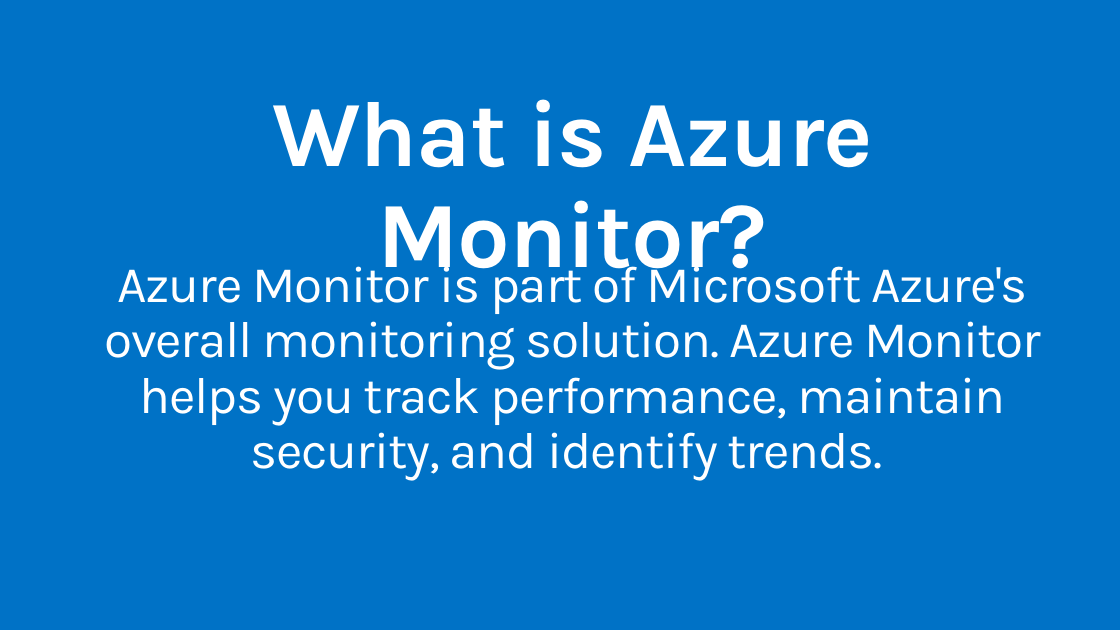
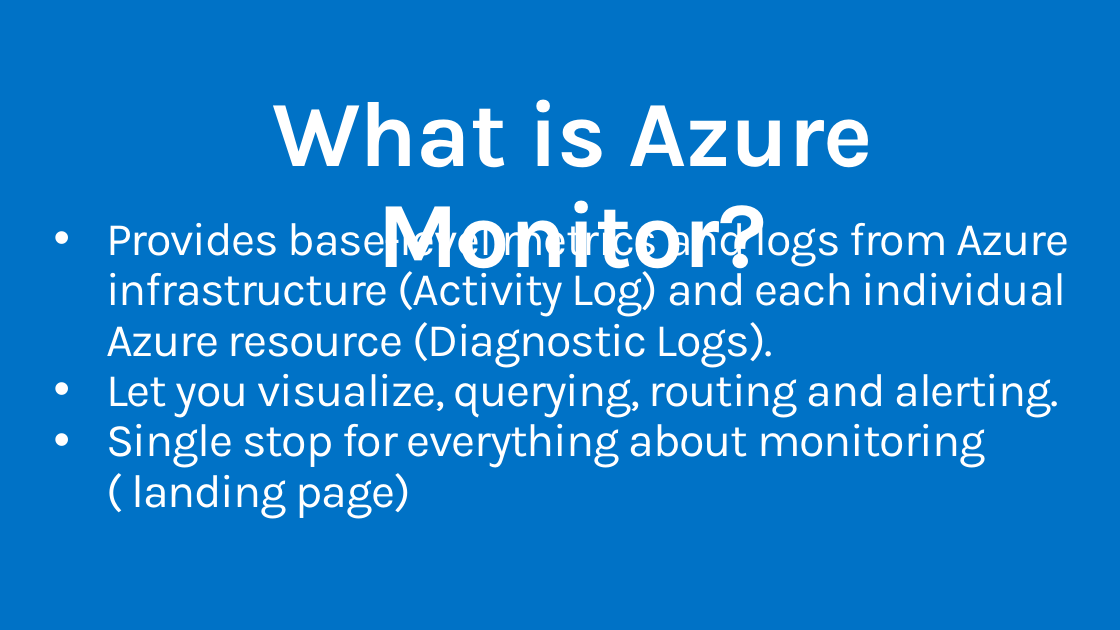
Before and after one commit to MSDEVMTL/GlobalAzureBootcamp2018, a slide deck: slide 3 of Step8/Step8-Azure Monitor.pptx. Drawn at 1120x630 pixels with LibreOffice and Linux fonts; fonts in the diff are those of the drawing; background and template pictures are left out. Boxes give left, top, right and bottom in pixels: in the first picture for what was removed or moved away, otherwise in the second. Text is boxed around its words. In the diff, an @@ line names an element or a change of style, - is before the commit and + after.

```diff
--- a/Step8/Step8-Azure Monitor.pptx
+++ b/Step8/Step8-Azure Monitor.pptx
@@ text at box(106, 213, 1069, 518): text changed; size 44 to 40 pt @@
-Azure Monitor is part of Microsoft Azure's overall monitoring solution. Azure Monitor helps you track performance, maintain security, and identify trends.
+• Provides base-level metrics and logs from Azure infrastructure (Activity Log) and each individual Azure resource (Diagnostic Logs).
+• Let you visualize, querying, routing and alerting.
+• Single stop for everything about monitoring ( landing page)
```
Also in this commit, not shown: 1 other slide changed, 1 slide added, 1 slide removed, 1 other file.
